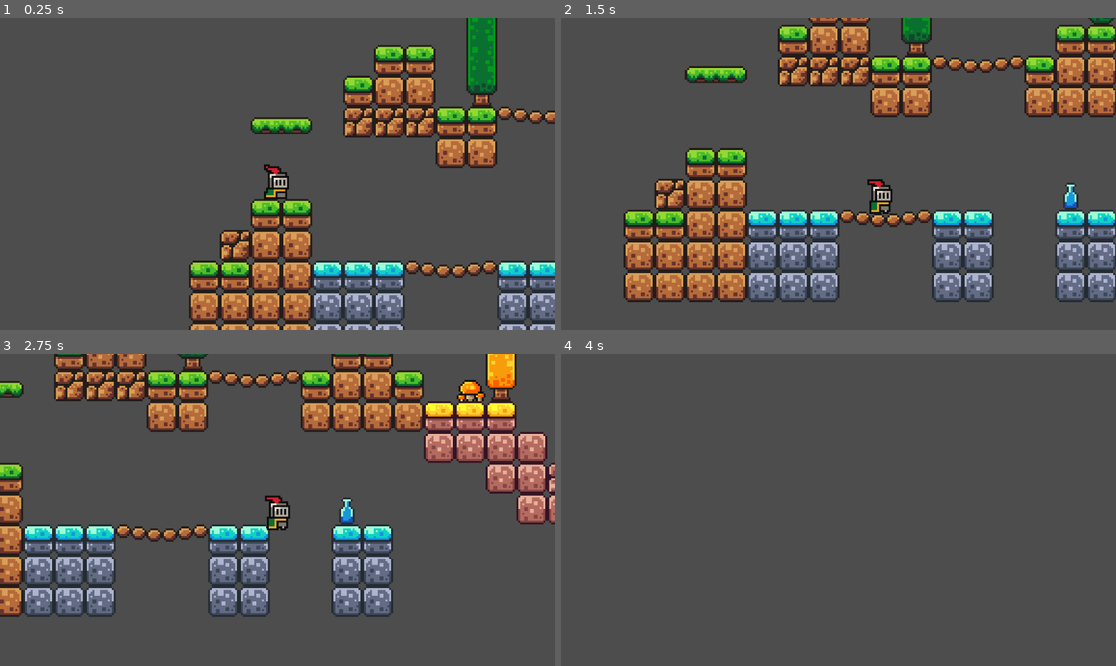
Above: before the commit, frames 1-4 (two rows, left to right).
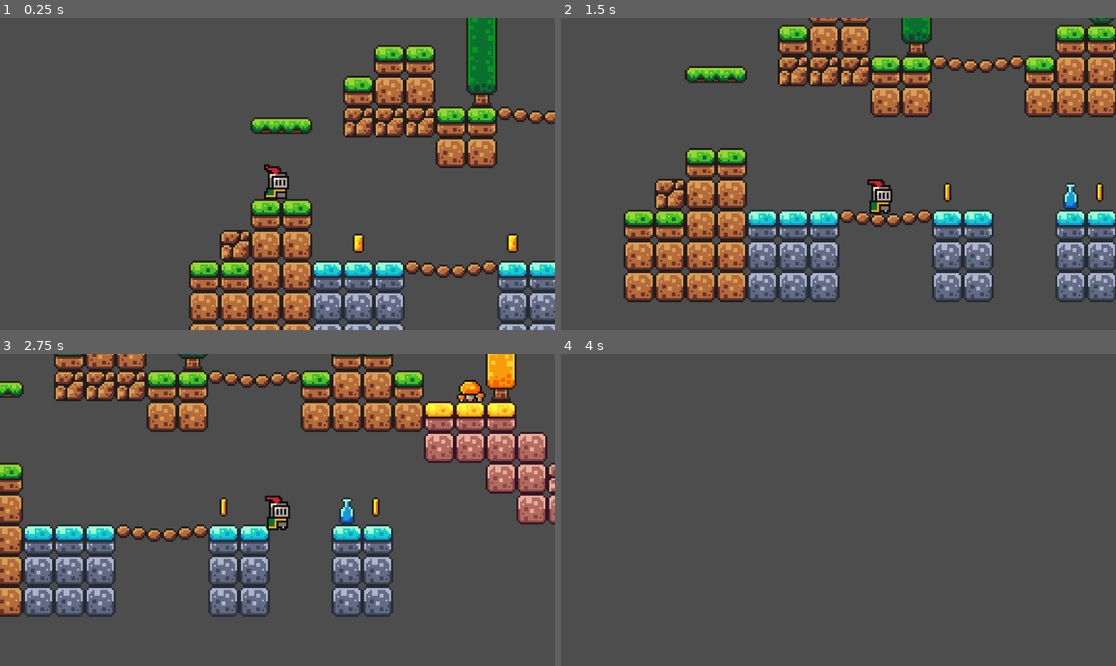
Above: after the commit, the same moments.

Repository: aledepetris/platform-demo
Game: Godot game, scene res://scenes/game.tscn
The game is run twice, just before and just after one commit, with the same random seed, the same clock (stepped at 60 frames per second) and the same inputs.
Inputs:
- Up to frame 1 (0.25 s): no input
- Up to frame 2 (1.5 s): tap Enter (ui_accept) at 0.5, 0.77 s; hold Right (ui_right) from 0.53 s (still down)
- Up to frame 3 (2.75 s): tap Enter (ui_accept) at 1.52 s; release Right (ui_right) at 2.03 s; hold Left (ui_left) from 2.03 s (still down)
- Up to frame 4 (4 s): release Left (ui_left) at 2.78 s; hold Right (ui_right) from 2.78 s (still down); tap Enter (ui_accept) at 3.02, 3.77 s

The runs differ from the first frame. In frame 1, 0.2% of the frame differs, in the area x 63-94%, y 69-76%; in frame 2, 0.2%; in frame 3, 0.2%; in frame 4, nothing differs.

Commit message:
adding collision to coin and destroy it when is touched by the player

Diff:
--- a/scenes/coin.tscn
+++ b/scenes/coin.tscn
@@ -1,5 +1,6 @@
-[gd_scene load_steps=16 format=3 uid="uid://c6no4ffldgtai"]
+[gd_scene load_steps=17 format=3 uid="uid://c6no4ffldgtai"]
 
+[ext_resource type="Script" uid="uid://ckxbic3ymc2ly" path="res://scripts/coin.gd" id="1_i64fm"]
 [ext_resource type="Texture2D" uid="uid://bgdg3g51obcw3" path="res://assets/sprites/coin.png" id="1_rwqht"]
 
 [sub_resource type="AtlasTexture" id="AtlasTexture_i64fm"]
@@ -98,6 +99,8 @@
 radius = 5.0
 
 [node name="Coin" type="Area2D"]
+collision_mask = 2
+script = ExtResource("1_i64fm")
 
 [node name="AnimatedSprite2D" type="AnimatedSprite2D" parent="."]
 sprite_frames = SubResource("SpriteFrames_ls27i")
@@ -106,3 +109,5 @@
 
 [node name="CollisionShape2D" type="CollisionShape2D" parent="."]
 shape = SubResource("CircleShape2D_ssuvv")
+
+[connection signal="body_entered" from="." to="." method="_on_body_entered"]
--- a/scenes/game.tscn
+++ b/scenes/game.tscn
@@ -1,8 +1,9 @@
-[gd_scene load_steps=9 format=3 uid="uid://nv0f5nvpsuqx"]
+[gd_scene load_steps=10 format=3 uid="uid://nv0f5nvpsuqx"]
 
 [ext_resource type="PackedScene" uid="uid://cumsyl27dnr3" path="res://scenes/player.tscn" id="1_uwrxv"]
 [ext_resource type="Texture2D" uid="uid://nq7c7npa0w7n" path="res://assets/sprites/world_tileset.png" id="2_yqjtg"]
 [ext_resource type="PackedScene" uid="uid://ds4b4jkdkelo" path="res://scenes/platform.tscn" id="3_lnu2h"]
+[ext_resource type="PackedScene" uid="uid://c6no4ffldgtai" path="res://scenes/coin.tscn" id="4_lbhrr"]
 
 [sub_resource type="TileSetAtlasSource" id="TileSetAtlasSource_lnu2h"]
 texture = ExtResource("2_yqjtg")
@@ -234,3 +235,24 @@
 &"": SubResource("AnimationLibrary_iywne")
 }
 autoplay = "move"
+
+[node name="Coin" parent="." instance=ExtResource("4_lbhrr")]
+position = Vector2(72, 71)
+
+[node name="Coin2" parent="." instance=ExtResource("4_lbhrr")]
+position = Vector2(152, 71)
+
+[node name="Coin3" parent="." instance=ExtResource("4_lbhrr")]
+position = Vector2(231, 71)
+
+[node name="Coin4" parent="." instance=ExtResource("4_lbhrr")]
+position = Vector2(216, -28)
+
+[node name="Coin5" parent="." instance=ExtResource("4_lbhrr")]
+position = Vector2(344, 18)
+
+[node name="Coin6" parent="." instance=ExtResource("4_lbhrr")]
+position = Vector2(480, 37)
+
+[node name="Coin7" parent="." instance=ExtResource("4_lbhrr")]
+position = Vector2(512, 70)
--- a/scenes/player.tscn
+++ b/scenes/player.tscn
@@ -43,6 +43,7 @@
 radius = 5.0
 
 [node name="Player" type="CharacterBody2D"]
+collision_layer = 2
 script = ExtResource("1_g2els")
 
 [node name="AnimatedSprite2D" type="AnimatedSprite2D" parent="."]
--- /dev/null
+++ b/scripts/coin.gd
@@ -0,0 +1,6 @@
+extends Area2D
+
+
+func _on_body_entered(body: Node2D) -> void:
+	print("+1 coin")
+	queue_free()
Not shown, added: scripts/coin.gd.uid
